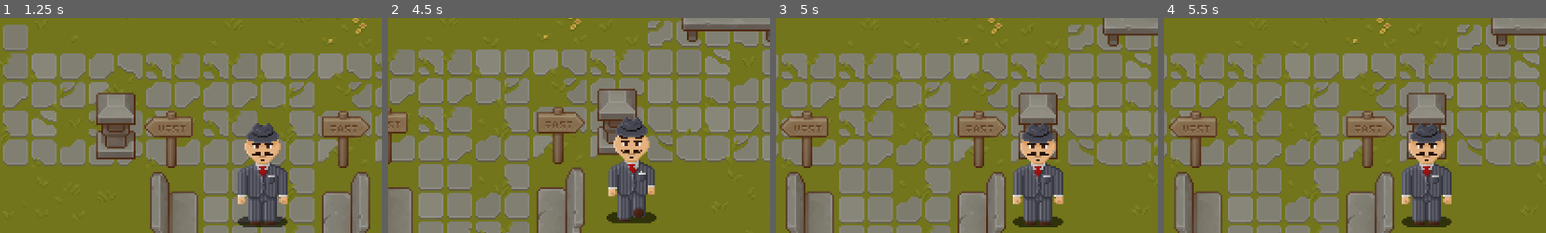
Above: before the commit, frames 1-4 (left to right).
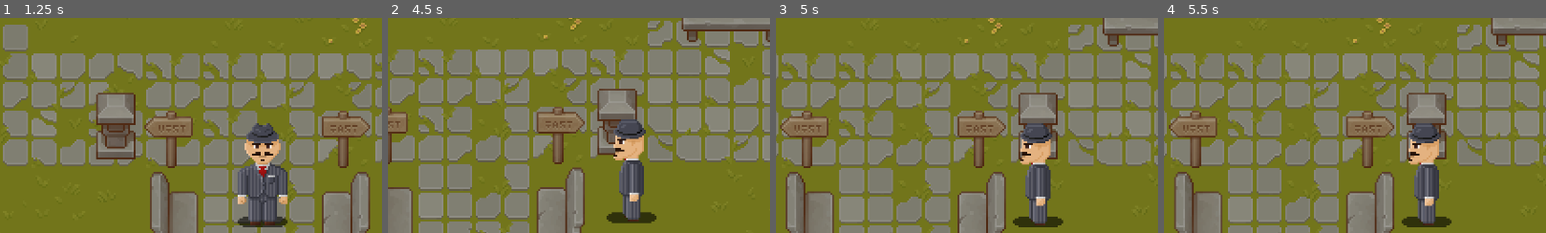
Above: after the commit, the same moments.

Repository: Goldstar32/TMMGame
Game: Godot game, scene res://Scenes/Menus/main_menu.tscn
Same seed, same stepped clock (60 frames per second), same inputs: the game is played once before the commit and once after it.
Inputs:
- Up to frame 1 (1.25 s): click "Start Game" at 0.5 s
- Up to frame 2 (4.5 s): hold D (right) 1.28-2.03 s; hold S (down) 2.03-2.78 s; hold D (right) 2.78-3.53 s; hold W (up) 3.53-4.28 s; hold A (left) from 4.28 s (still down)
- Up to frame 3 (5 s): keep holding A (left)
- Up to frame 4 (5.5 s): keep holding A (left)
The pictures show only the part of the screen within x 16-66%, y 15-65%; the shares and areas given below are measured in that part.

Frame 1 is identical in both runs. In frame 2, 2.5% of the frame differs, in the area x 57-70%, y 46-95%; in frame 3, 2.7%, in the area x 62-76%, y 48-97%; in frame 4, 2.7%.

Commit message:
Added idle left

Diff:
--- a/Scenes/Testing/player.tscn
+++ b/Scenes/Testing/player.tscn
@@ -117,13 +117,47 @@
 "values": [Vector2i(0, 2)]
 }
 
+[sub_resource type="Animation" id="Animation_ywxbu"]
+resource_name = "idle_left"
+length = 0.1
+tracks/0/type = "value"
+tracks/0/imported = false
+tracks/0/enabled = true
+tracks/0/path = NodePath("Sprite2D:frame_coords")
+tracks/0/interp = 1
+tracks/0/loop_wrap = true
+tracks/0/keys = {
+"times": PackedFloat32Array(0),
+"transitions": PackedFloat32Array(1),
+"update": 1,
+"values": [Vector2i(0, 3)]
+}
+
+[sub_resource type="Animation" id="Animation_0u518"]
+resource_name = "walk_left"
+length = 0.7
+tracks/0/type = "value"
+tracks/0/imported = false
+tracks/0/enabled = true
+tracks/0/path = NodePath("Sprite2D:frame_coords")
+tracks/0/interp = 1
+tracks/0/loop_wrap = true
+tracks/0/keys = {
+"times": PackedFloat32Array(0),
+"transitions": PackedFloat32Array(1),
+"update": 1,
+"values": [Vector2i(0, 3)]
+}
+
 [sub_resource type="AnimationLibrary" id="AnimationLibrary_fh44g"]
 _data = {
 "RESET": SubResource("Animation_4wquc"),
 "idle_down": SubResource("Animation_uh3vl"),
+"idle_left": SubResource("Animation_ywxbu"),
 "idle_right": SubResource("Animation_4w3mo"),
 "idle_up": SubResource("Animation_b6uwf"),
 "walk_down": SubResource("Animation_cpij6"),
+"walk_left": SubResource("Animation_0u518"),
 "walk_right": SubResource("Animation_ogdj3"),
 "walk_up": SubResource("Animation_ftpnl")
 }
--- a/Scripts/Player/player.gd
+++ b/Scripts/Player/player.gd
@@ -14,7 +14,7 @@
 		animations.stop()
 	else:
 		if velocity.y > 0: direction = "down"
-		elif velocity.x < 0: direction = "down" # actually left
+		elif velocity.x < 0: direction = "left"
 		elif velocity.x > 0: direction = "right"
 		elif velocity.y < 0: direction = "up"
 
Binary file changed: Assets/sprites/character-sprites/mafioso.png
Not shown: 1 places in Scenes/Testing/player.tscn that only renumber resources
